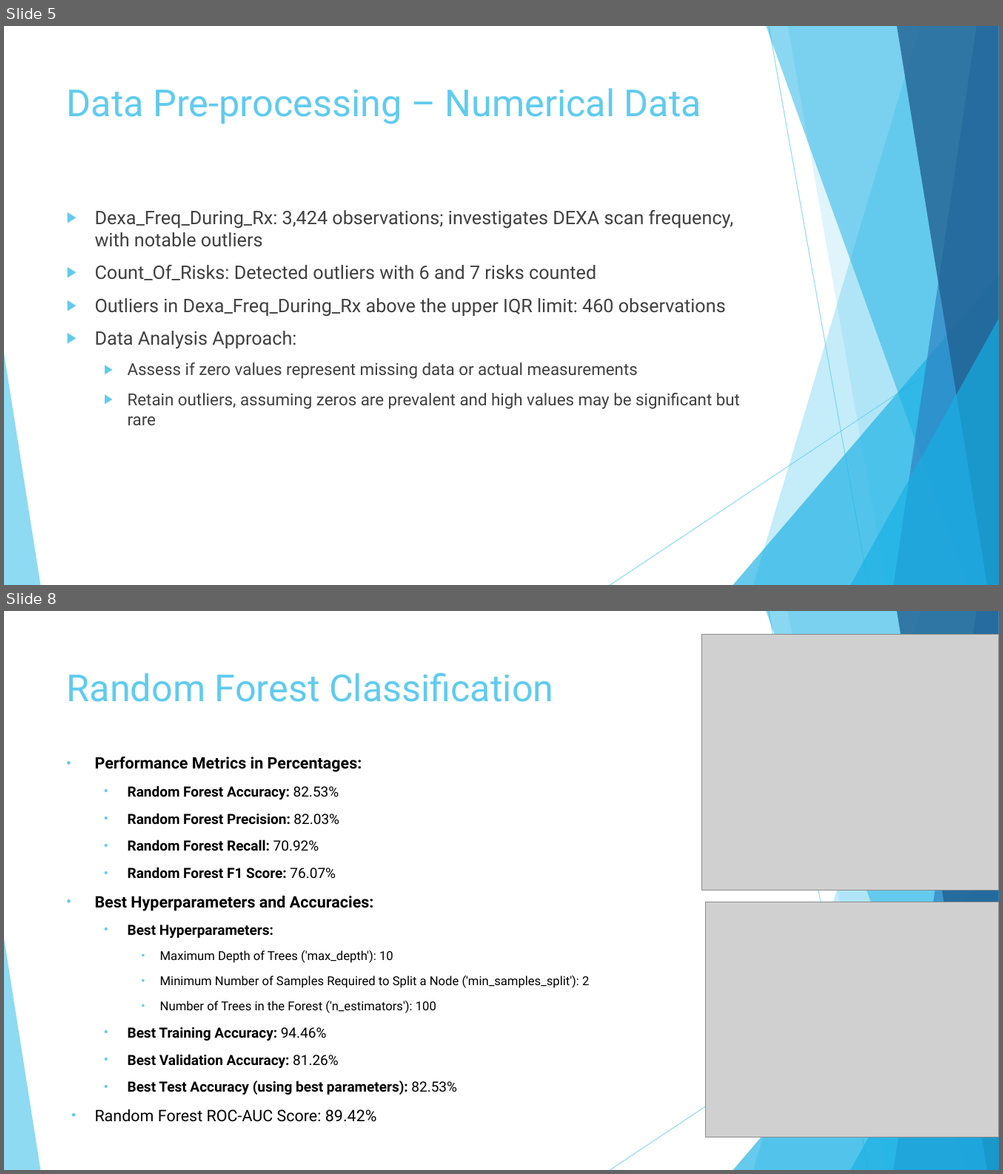
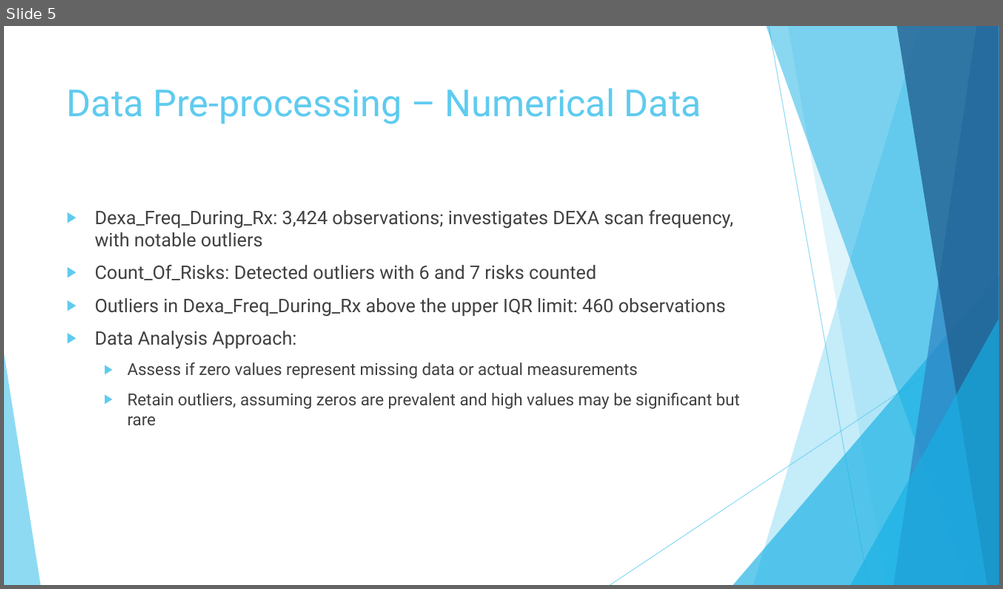
Before and after one commit to Yushamsi/Healthcare-Drug-Classification-EDA, a slide deck: EDA presentation for business users - Week 11.pptx. Shown one above the other, each under a label of ours: slides 5 and 8 before the commit, slide 5 after it; the slides between them are not shown. The pictures are 1003x1174 and 1003x589 pixels, drawn with LibreOffice and Linux fonts; fonts in the diff are those of the drawing; grey boxes stand for pictures. Boxes give left, top, right and bottom in pixels: in the first picture for what was removed or moved away, otherwise in the second. Text is boxed around its words. In the diff, an @@ line names an element or a change of style, - is before the commit and + after.

```diff
--- a/EDA presentation for business users - Week 11.pptx
+++ b/EDA presentation for business users - Week 11.pptx
@@ slide 8 removed at (4,611,999,1170), background #FFFFFF; not listed: 10 template elements that a slide beside it also shows @@
@@ picture removed at (702,635,999,891) @@
@@ title removed at (67,672,554,702) @@
-Random Forest Classification
@@ text removed at (95,756,589,1095) @@
-• Performance Metrics in Percentages:
-  • Random Forest Accuracy: 82.53%
-  • Random Forest Precision: 82.03%
-  • Random Forest Recall: 70.92%
-  • Random Forest F1 Score: 76.07%
-• Best Hyperparameters and Accuracies:
-  • Best Hyperparameters:
-    • Maximum Depth of Trees ('max_depth'): 10
-    • Minimum Number of Samples Required to Split a Node ('min_samples_split'): 2
-    • Number of Trees in the Forest ('n_estimators'): 100
-  • Best Training Accuracy: 94.46%
-  • Best Validation Accuracy: 81.26%
-  • Best Test Accuracy (using best parameters): 82.53%
-• Random Forest ROC-AUC Score: 89.42%
@@ picture removed at (706,903,999,1138) @@
```
Also in this commit, not shown: 1 slide changed, 4 slides added, 3 other slides removed, 4 other files.
